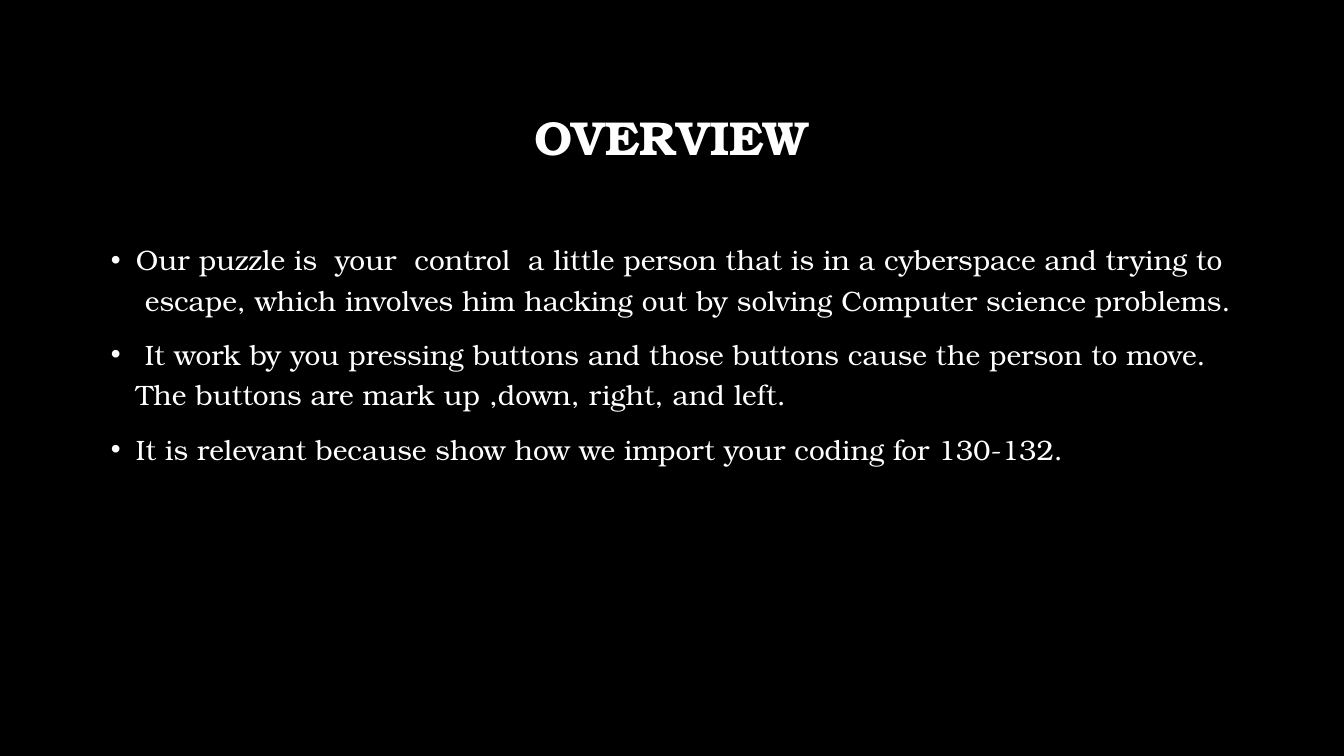
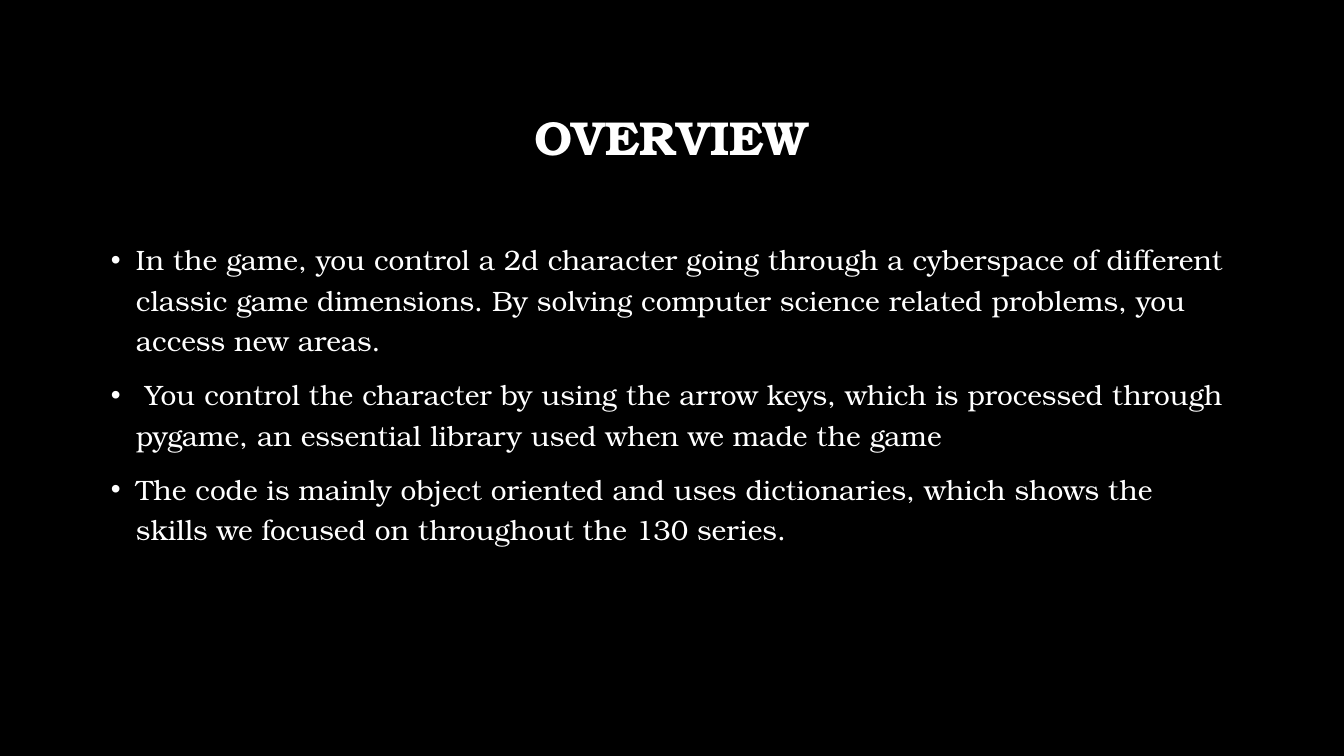
Before and after one commit to jacobryans/Final-Pi-Project, a slide deck: slide 2 of Raspberry Pi Final Project.pptx. Drawn at 1344x756 pixels with LibreOffice and Linux fonts; fonts in the diff are those of the drawing; background and template pictures are left out. Boxes give left, top, right and bottom in pixels: in the first picture for what was removed or moved away, otherwise in the second. Text is boxed around its words. In the diff, an @@ line names an element or a change of style, - is before the commit and + after.

```diff
--- a/Raspberry Pi Final Project.pptx
+++ b/Raspberry Pi Final Project.pptx
@@ text at [136,249,1223,547]: text changed @@
-• Our puzzle is your control a little person that is in a cyberspace and trying to escape, which involves him hacking out by solving Computer science problems.
-• It work by you pressing buttons and those buttons cause the person to move. The buttons are mark up ,down, right, and left.
-• It is relevant because show how we import your coding for 130-132.
+• In the game, you control a 2d character going through a cyberspace of different classic game dimensions. By solving computer science related problems, you access new areas.
+• You control the character by using the arrow keys, which is processed through pygame, an essential library used when we made the game
+• The code is mainly object oriented and uses dictionaries, which shows the skills we focused on throughout the 130 series.
```
Also in this commit, not shown: 5 other slides changed, 2 slides added, 3 slides removed, 2 other files.
